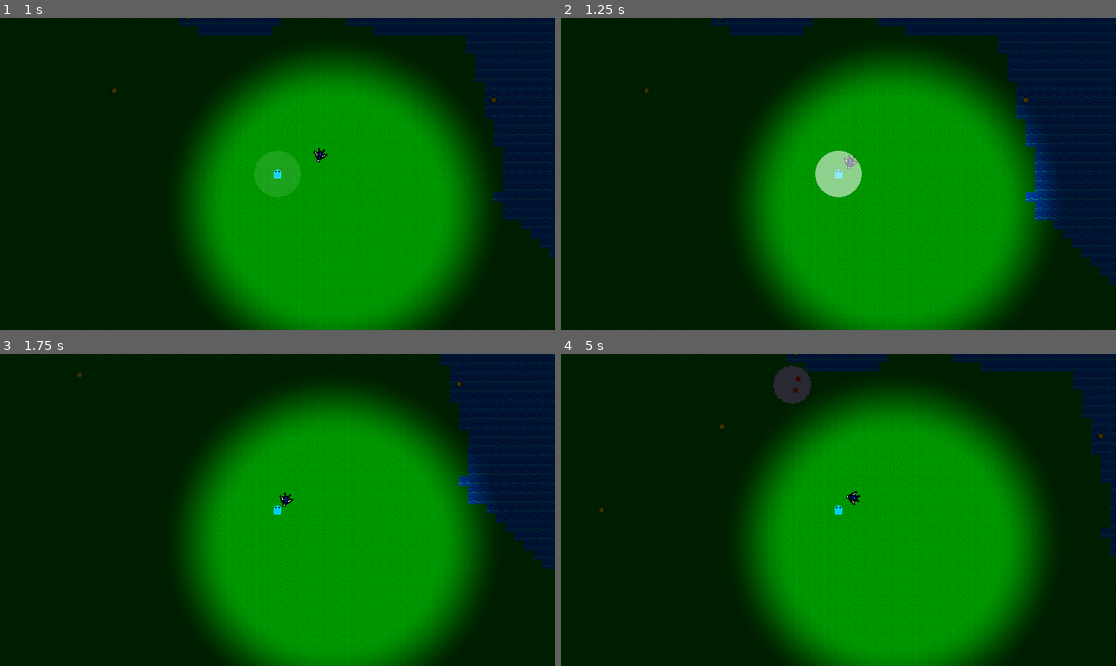
Above: before the commit, frames 1-4 (two rows, left to right).
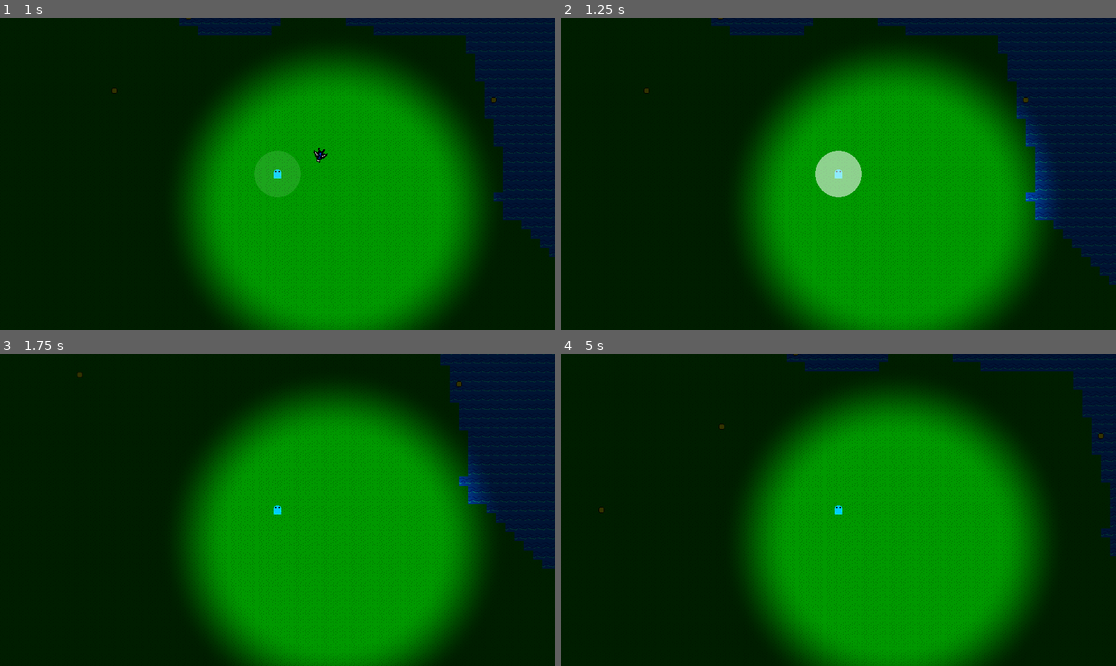
Above: after the commit, the same moments.

Repository: Kyhel/lost-in-pixels
Game: Godot game, scene res://scenes/game.tscn
Two runs of this game, one before a commit and one after it. Both use one fixed random seed, a clock stepped at 60 frames per second and the inputs below.
Inputs:
- Up to frame 1 (1 s): hold Right (ui_right) from 0.53 s (still down); hold F (attack) from 0.53 s (still down)
- Up to frame 2 (1.25 s): keep holding Right (ui_right); keep holding F (attack)
- Up to frame 3 (1.75 s): release Right (ui_right) at 1.28 s; release F (attack) at 1.28 s; hold Down (ui_down) from 1.28 s (still down); tap F (attack) at 1.35 s
- Up to frame 4 (5 s): release Down (ui_down) at 2.03 s; hold Right (ui_right) 2.03-2.78 s; hold F (attack) 2.03-2.78 s; hold Up (ui_up) 2.78-3.53 s; tap F (attack) at 2.85, 4.35 s; hold F (attack) 3.53-4.28 s; hold Left (ui_left) from 3.53 s (still down)

Frame 1 is identical in both runs. In frame 2, less than 0.1% of the frame differs, in the area x 50-54%, y 43-49%; in frame 3, less than 0.1%; in frame 4, 0.7%, in the area x 38-54%, y 3-49%.

Commit message:
Fix collisions, better wandering behavior

Diff:
--- a/entities/creature.gd
+++ b/entities/creature.gd
@@ -8,6 +8,7 @@
 ## Physics layer bits (project: 1=Player, 2=Terrain, 3=Enemies, 4=Small creatures, 5=Big creatures).
 const LAYER_PLAYER := 1
 const LAYER_TERRAIN := 2
+const LAYER_ENNEMIES := 4
 const LAYER_SMALL_CREATURES := 8   # layer 4
 const LAYER_BIG_CREATURES := 16   # layer 5
 
@@ -32,10 +33,10 @@
 			add_child(tree)
 		# Assign layer and mask from creature size (Small = layer 4, Big = layer 5).
 		if is_big:
-			collision_layer = LAYER_BIG_CREATURES
+			collision_layer = LAYER_BIG_CREATURES | LAYER_ENNEMIES
 			collision_mask = LAYER_TERRAIN | LAYER_BIG_CREATURES  # Terrain + other Big creatures
 		else:
-			collision_layer = LAYER_SMALL_CREATURES
+			collision_layer = LAYER_SMALL_CREATURES | LAYER_ENNEMIES
 			collision_mask = LAYER_TERRAIN | LAYER_PLAYER | LAYER_SMALL_CREATURES | LAYER_BIG_CREATURES  # Terrain, player, all creatures
 		scale = Vector2.ONE * creature_data.scale_factor
 		$CollisionShape2D.scale = Vector2.ONE * creature_data.size / $CollisionShape2D.shape.radius / 2
--- a/entities/creature.tscn
+++ b/entities/creature.tscn
@@ -8,7 +8,8 @@
 
 [node name="Creature" type="CharacterBody2D" unique_id=1127989516]
 collision_layer = 4
-collision_mask = 7
+collision_mask = 2
+motion_mode = 1
 script = ExtResource("1_script")
 creature_data = ExtResource("2_creature_data")
 
--- a/entities/player.gd
+++ b/entities/player.gd
@@ -41,7 +41,7 @@
 	velocity = dir.normalized() * base_speed * speed_modifier
 
 	move_and_slide()
-	PushPriorityHelper.push_away_overlapping(self, Creature.LAYER_SMALL_CREATURES)
+	# PushPriorityHelper.push_away_overlapping(self, Creature.LAYER_SMALL_CREATURES)
 
 	ChunkManager.reveal_around_player(global_position)
 
--- a/entities/push_priority_helper.gd
+++ b/entities/push_priority_helper.gd
@@ -6,13 +6,18 @@
 ## Pushes use the minimum distance so shapes no longer overlap (no visible bounce).
 
 
-## Returns the radius of the first CircleShape2D on [param node], or 0.0 if none.
+## Returns the world-space radius of the first CircleShape2D on [param node], or 0.0 if none.
+## Accounts for CollisionShape2D scale so push distance matches actual collision size.
 static func _get_radius(node: Node2D) -> float:
 	for child in node.get_children():
 		if child is CollisionShape2D:
-			var shape = (child as CollisionShape2D).shape
+			var shape_node := child as CollisionShape2D
+			var shape = shape_node.shape
 			if shape is CircleShape2D:
-				return (shape as CircleShape2D).radius
+				var radius: float = (shape as CircleShape2D).radius
+				var scale_vec: Vector2 = shape_node.global_transform.get_scale()
+				var scale_avg: float = (scale_vec.x + scale_vec.y) / 2.0
+				return radius * scale_avg
 	return 0.0
 
 
--- a/entities/wandering_behavior.gd
+++ b/entities/wandering_behavior.gd
@@ -1,40 +1,49 @@
 extends Node
 
-## Makes the creature wander: move a distance, stop, then move in a new random direction.
+## Makes the creature wander: move for a duration, stop, then move in a new random direction.
 ## Uses any random angle (not just cardinal directions) and rotates the creature to face movement.
 
 @export var wander_speed: float = 40.0
-@export var move_distance_min: float = 32.0
-@export var move_distance_max: float = 200.0
+@export var rotation_speed: float = TAU  ## Radians per second (TAU = 1 full turn per second)
+@export var move_duration_min: float = 0.5
+@export var move_duration_max: float = 1.5
 @export var stop_duration_min: float = 0.5
 @export var stop_duration_max: float = 1.5
 
+const ROTATION_DONE_THRESHOLD: float = 0.01  ## Radians; consider rotation complete below this
+
 var _state: int = 0  # 0 = moving, 1 = stopped
-var _move_start_pos: Vector2
 var _move_direction: Vector2
-var _move_distance: float
+var _move_timer: float
 var _stop_timer: float
 
 
 func tick(creature: Creature, delta: float) -> void:
 	if _state == 0:
 		if _move_direction == Vector2.ZERO:
-			_start_moving(creature.global_position)
-		creature.velocity = _move_direction * wander_speed
-		creature.rotation = _move_direction.angle()
-		if creature.global_position.distance_to(_move_start_pos) >= _move_distance:
+			_start_moving()
+		var target_angle := _move_direction.angle()
+		var angle_diff := angle_difference(creature.rotation, target_angle)
+		var max_turn := rotation_speed * delta
+		creature.rotation += sign(angle_diff) * min(abs(angle_diff), max_turn)
+		var rotation_done: bool = abs(angle_difference(creature.rotation, target_angle)) <= ROTATION_DONE_THRESHOLD
+		if rotation_done:
+			creature.velocity = _move_direction * wander_speed
+			_move_timer -= delta
+			if _move_timer <= 0.0:
+				creature.velocity = Vector2.ZERO
+				_state = 1
+				_stop_timer = randf_range(stop_duration_min, stop_duration_max)
+		else:
 			creature.velocity = Vector2.ZERO
-			_state = 1
-			_stop_timer = randf_range(stop_duration_min, stop_duration_max)
 	else:
 		creature.velocity = Vector2.ZERO
 		_stop_timer -= delta
 		if _stop_timer <= 0.0:
-			_start_moving(creature.global_position)
+			_start_moving()
 			_state = 0
 
 
-func _start_moving(from_position: Vector2) -> void:
-	_move_start_pos = from_position
+func _start_moving() -> void:
 	_move_direction = Vector2.from_angle(randf() * TAU).normalized()
-	_move_distance = randf_range(move_distance_min, move_distance_max)
+	_move_timer = randf_range(move_duration_min, move_duration_max)
--- a/scenes/game.tscn
+++ b/scenes/game.tscn
@@ -17,7 +17,7 @@
 shader_parameter/softness = 200.0
 
 [sub_resource type="CircleShape2D" id="CircleShape2D_gee14"]
-radius = 8.0
+resource_local_to_scene = true
 
 [sub_resource type="CircleShape2D" id="CircleShape2D_attack"]
 radius = 20.0
@@ -46,8 +46,8 @@
 [node name="Entities" type="Node2D" parent="." unique_id=1123457807]
 
 [node name="Player" type="CharacterBody2D" parent="Entities" unique_id=1652367432]
-collision_layer = 1
 collision_mask = 18
+motion_mode = 1
 script = ExtResource("3_iywne")
 weapon = ExtResource("6_0tnpc")
 
@@ -59,8 +59,10 @@
 
 [node name="CollisionShape2D" type="CollisionShape2D" parent="Entities/Player" unique_id=664193358]
 shape = SubResource("CircleShape2D_gee14")
+debug_color = Color(0.97346765, 0, 0.43715099, 0.41960785)
 
 [node name="AttackHitbox" type="Area2D" parent="Entities/Player" unique_id=1792221363]
+visible = false
 collision_layer = 0
 collision_mask = 4
 monitorable = false
